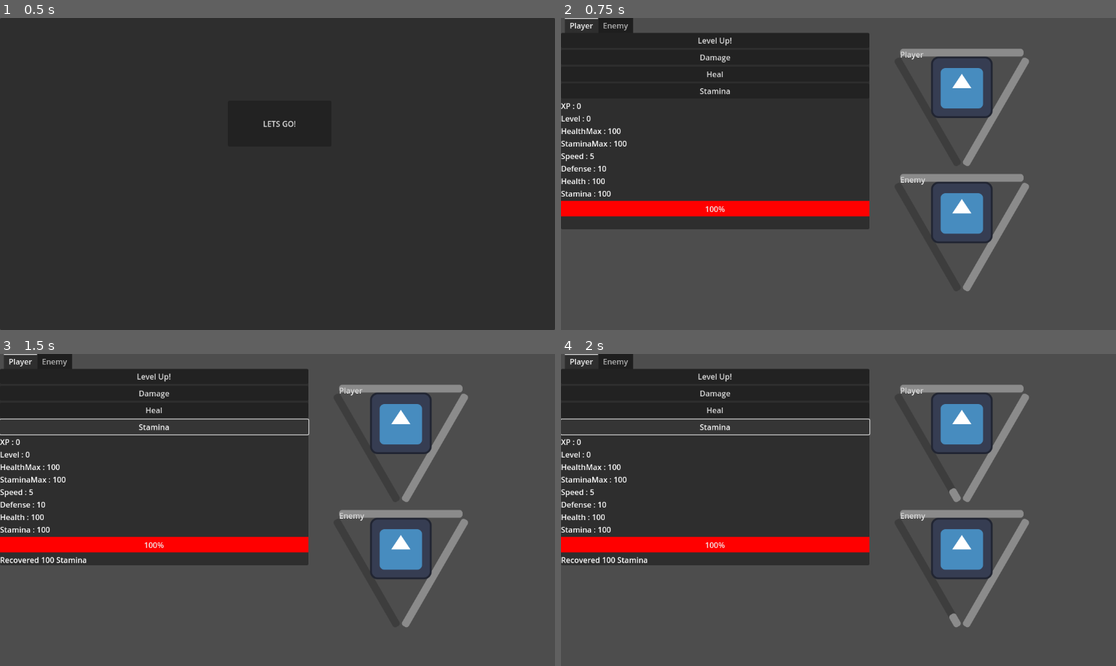
Above: before the commit, frames 1-4 (two rows, left to right).
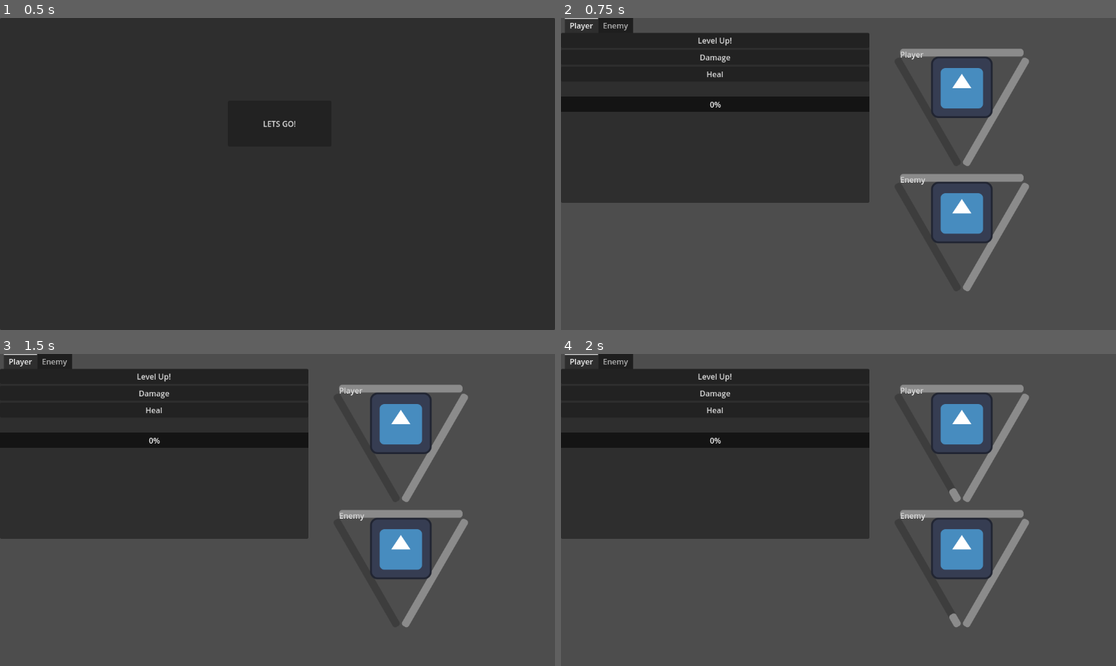
Above: after the commit, the same moments.

Repository: Smileanimations/Big-Buffoon-s-Bozo-Adventure
Game: Godot game, scene res://scenes/Main Menu.tscn
Same seed, same stepped clock (60 frames per second), same inputs: the game is played once before the commit and once after it. The engine's default icon, where the game draws it, is replaced by a stand-in: a white triangle on a blue panel in a dark square.
Inputs (mouse positions are in pixels of both pictures, inside the frame that each line leads up to):
- Up to frame 1 (0.5 s): no input
- Up to frame 2 (0.75 s): click "LETS GO!" at 0.5 s
- Up to frame 3 (1.5 s): click (155, 425) at 1.25 s, where only the run before the commit has a clickable "Stamina"
- Up to frame 4 (2 s): no input

Frame 1 is identical in both runs. In frame 2, 8.0% of the frame differs, in the area x 0-56%, y 22-68%; in frame 3, 8.5%, in the area x 0-56%, y 20-68%; in frame 4, 8.5%.
Error after the commit: Invalid access to property or key 'pressed' on a base object of type 'null instance'. (res://scripts/toolbox.gd:57)

Commit message:
ignore pc issues

Diff:
--- a/scenes/toolbox.tscn
+++ b/scenes/toolbox.tscn
@@ -31,10 +31,6 @@
 layout_mode = 2
 text = "Heal"
 
-[node name="StaminaButton" type="Button" parent="ToolButtons"]
-layout_mode = 2
-text = "Stamina"
-
 [node name="StatLabel" type="Label" parent="."]
 layout_mode = 2
 
